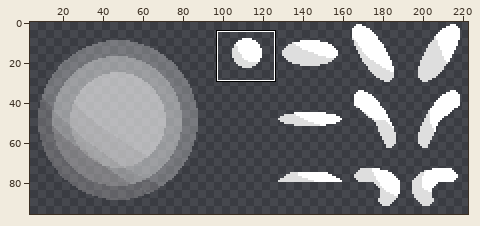
File history of a pixel-art file, Assets/compfest IGI GJ/BALLS_SKT.aseprite. The first picture is a wide view before the edit; the outline marks the close-up.
Close-up. Earlier state:
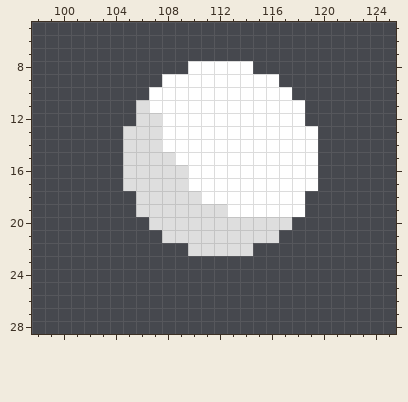
256x96 pixels, 1 frame. Colours within 5 levels of each other are drawn and written as one. Shown: x 98..125, y 5..28. The wide view leaves out empty margins.
And afterwards:
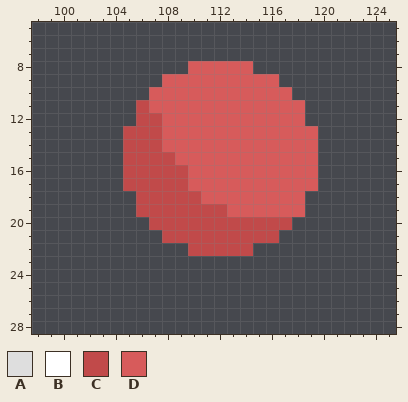
Palette (. is transparent): A #dedede  B #ffffff  C #c14a4a  D #d75b5b
The exact change:
Layer "balls/1":
Colour A becomes colour C in row 11 at x 106; in row 12 at x 106 to 107; in rows 13 to 14 at x 105 to 107; in row 15 at x 105 to 108; in rows 16 to 17 at x 105 to 109; in row 18 at x 106 to 110.
Colour A becomes colour C in row 19 at x 106 to 112; in row 20 at x 107 to 117; in row 21 at x 108 to 116; in row 22 at x 110 to 114.
Colour B becomes colour D in row 8 at x 110 to 114; in row 9 at x 108 to 116; in row 10 at x 107 to 117; in row 11 at x 107 to 118; in row 12 at x 108 to 118; in rows 13 to 14 at x 108 to 119.
Colour B becomes colour D in row 15 at x 109 to 119; in rows 16 to 17 at x 110 to 119; in row 18 at x 111 to 118; in row 19 at x 113 to 118.
Pixel boxes of the changes (left, top, right, bottom) in both close-ups:
changed: (123, 61, 318, 256)
